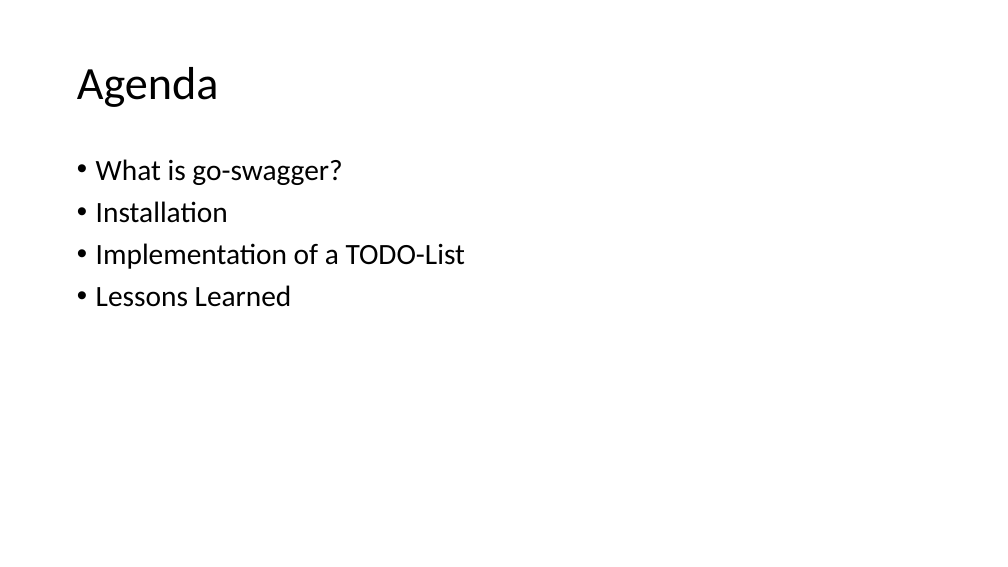
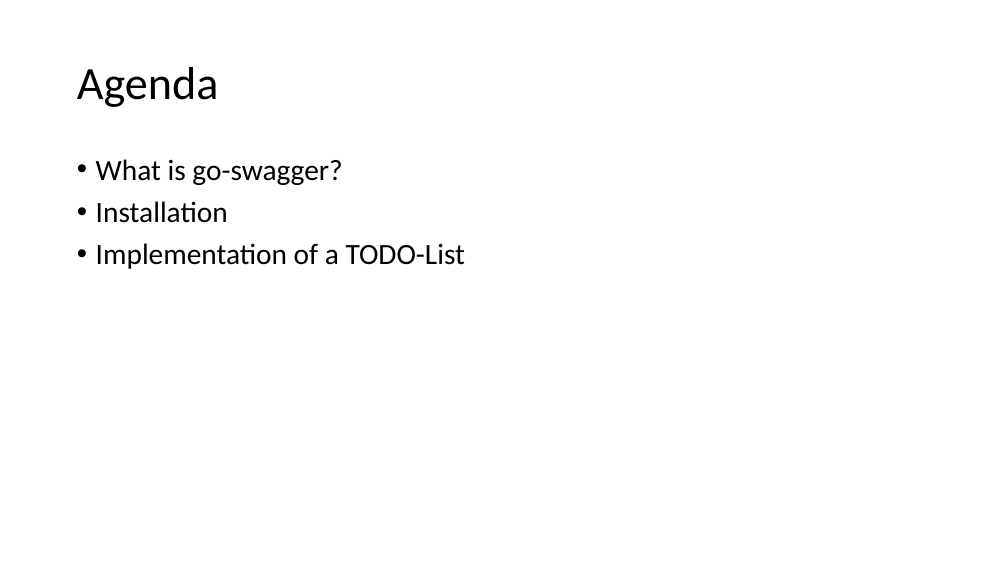
Before and after one commit to agrimmer/todo-list, a slide deck: slide 2 of presentation.pptx. Drawn at 1008x567 pixels with LibreOffice and Linux fonts; fonts in the diff are those of the drawing. Boxes give left, top, right and bottom in pixels: in the first picture for what was removed or moved away, otherwise in the second. Text is boxed around its words. In the diff, an @@ line names an element or a change of style, - is before the commit and + after.

```diff
--- a/presentation.pptx
+++ b/presentation.pptx
@@ text at (96, 285, 292, 307): paragraph removed @@
-• Lessons Learned
```
Also in this commit, not shown: 6 other slides changed.
